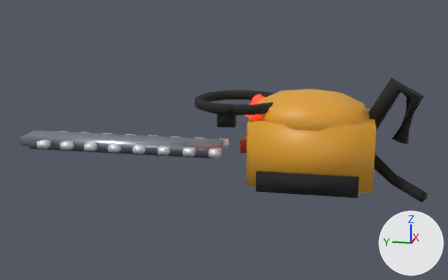
Two versions of the glTF model assets-src/cortacercos/cortacercos_raw.glb, one commit apart.
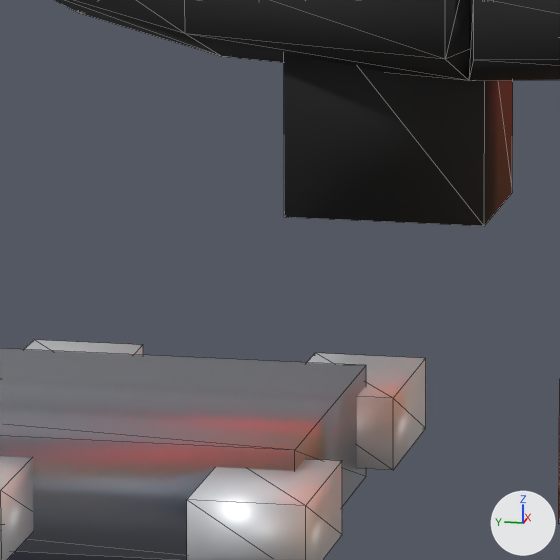
Old and new are each drawn whole from a camera (50 mm lens) standing at (-20.26, 2.63, 6.47) and looking at (-0.03, 6.67, 1.41) and again close up on the part from 43% to 54% of the width and 39% to 56% of the height. The lights are fixed; the arrows at lower right show +X, +Y and +Z. The older version's two pictures come first. The close-ups show mesh edges as thin lines. Vertices at exactly the same position are counted once.

Objects in the first close-up: 'Cortacercos'.
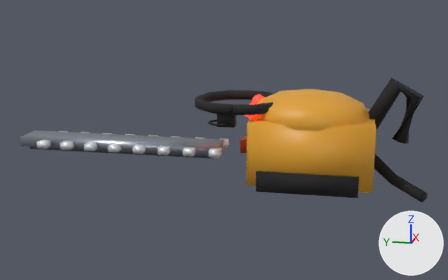
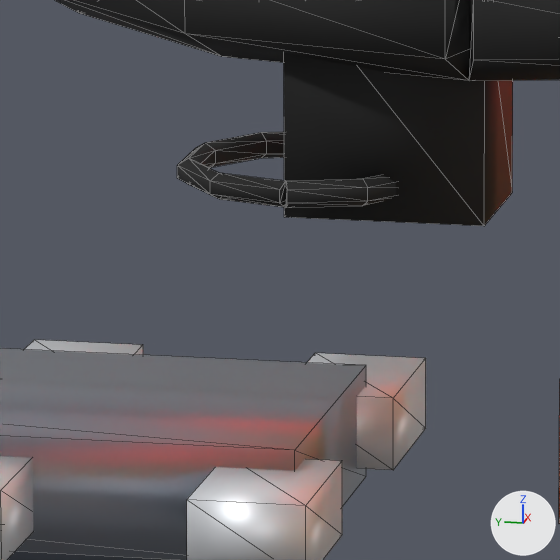
The change, as a list of edits to the scene's bpy script:
```text
Add mat_label:
    mat_label = principled_material('Label')
    mat_label.base_color = (0.991, 0.896, 0.571)  # beige #fef3c7
Change me_cortacercos:
    used by ob_cortacercos; location = (0.0, 0.0, 0.0)
    remove me_cortacercos.from_pydata(...)  # 360 vertices, 612 faces; spans x -1.65..1.65, y 0.0..13.98, z -0.09..3.69
    add me_cortacercos.from_pydata(...)  # 432 vertices, 752 faces; spans x -1.65..1.65, y 0.0..13.98, z -0.09..3.71
    me_cortacercos part 1: a new loose piece of 64 vertices spanning x -1.52..-0.79, y 6.25..6.95, z 2.22..2.29, in mat_dark (black #1a1a1a)
    other edits to the shape of me_cortacercos do not show in these pictures
    add me_cortacercos.materials.append(mat_label)  # beige #fef3c7
```

Location of each change, [x1, y1, x2, y2] in pixels of the close-ups (560 x 560 px):
part 1 of me_cortacercos, added (black)
    after: [177, 132, 396, 208]
